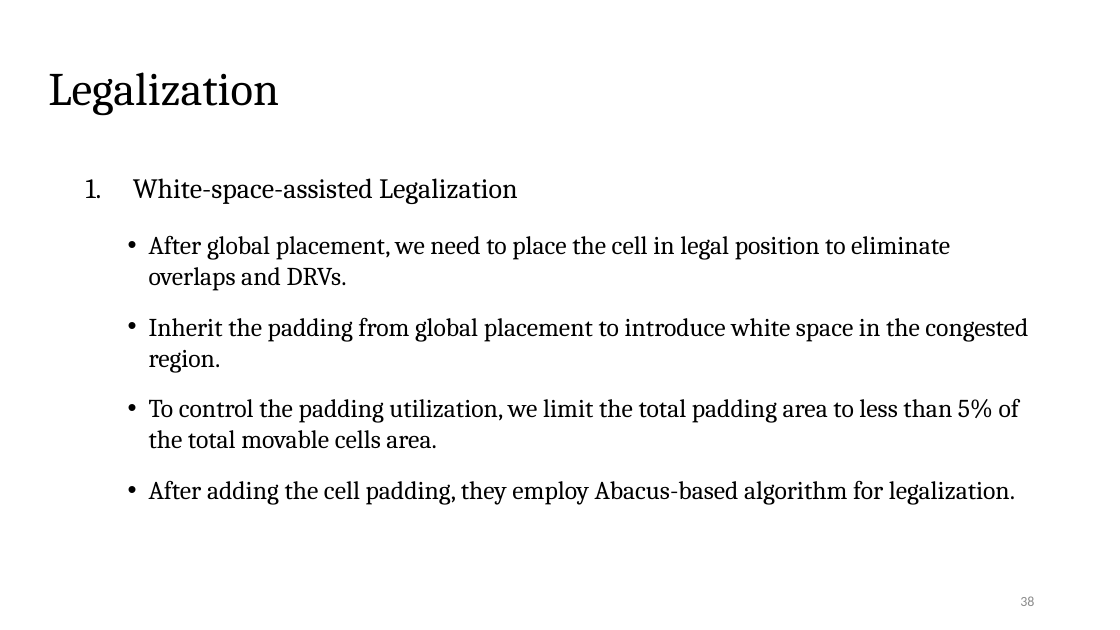
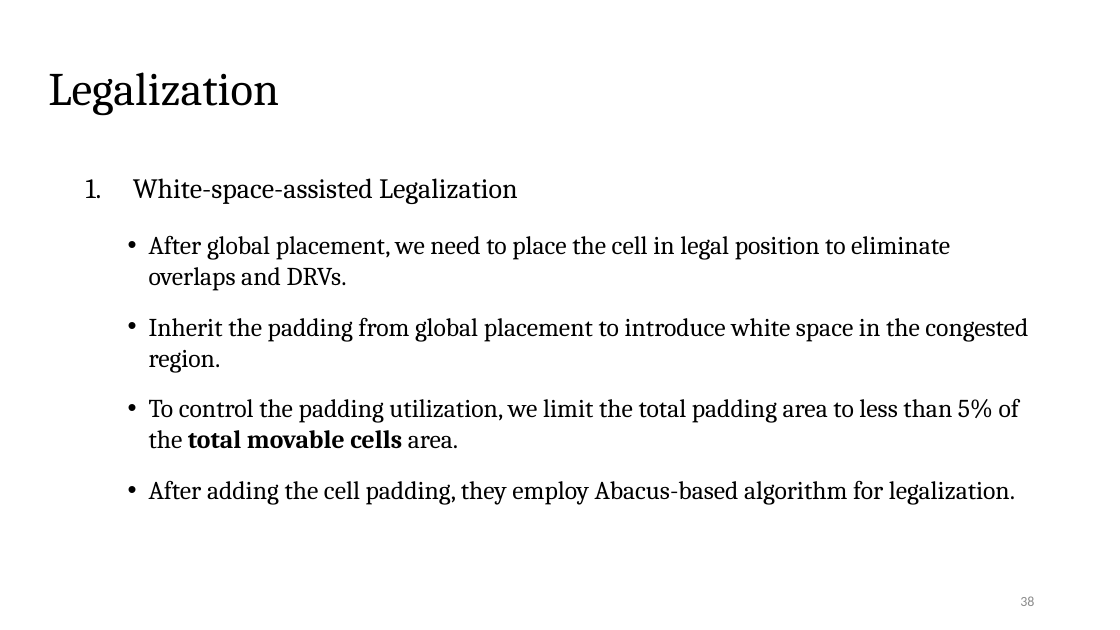
Before and after one commit to Pacific-Feng-Studuies/Studied-Papers, a slide deck: slide 39 of GM/Placement/PUFFER A Routability-Driven Placement Framework via Cell Padding/PUFFER A Routability-Driven Placement Framework via Cell Padding.pptx. Drawn at 1120x630 pixels with LibreOffice and Linux fonts; fonts in the diff are those of the drawing. Boxes give left, top, right and bottom in pixels: in the first picture for what was removed or moved away, otherwise in the second. Text is boxed around its words. In the diff, an @@ line names an element or a change of style, - is before the commit and + after.

```diff
--- a/GM/Placement/PUFFER A Routability-Driven Placement Framework via Cell Padding/PUFFER A Routability-Driven Placement Framework via Cell Padding.pptx
+++ b/GM/Placement/PUFFER A Routability-Driven Placement Framework via Cell Padding/PUFFER A Routability-Driven Placement Framework via Cell Padding.pptx
@@ text at box(149, 399, 1019, 449): bold on in "total movable cells" @@
```
Also in this commit, not shown: 1 other slide changed.
